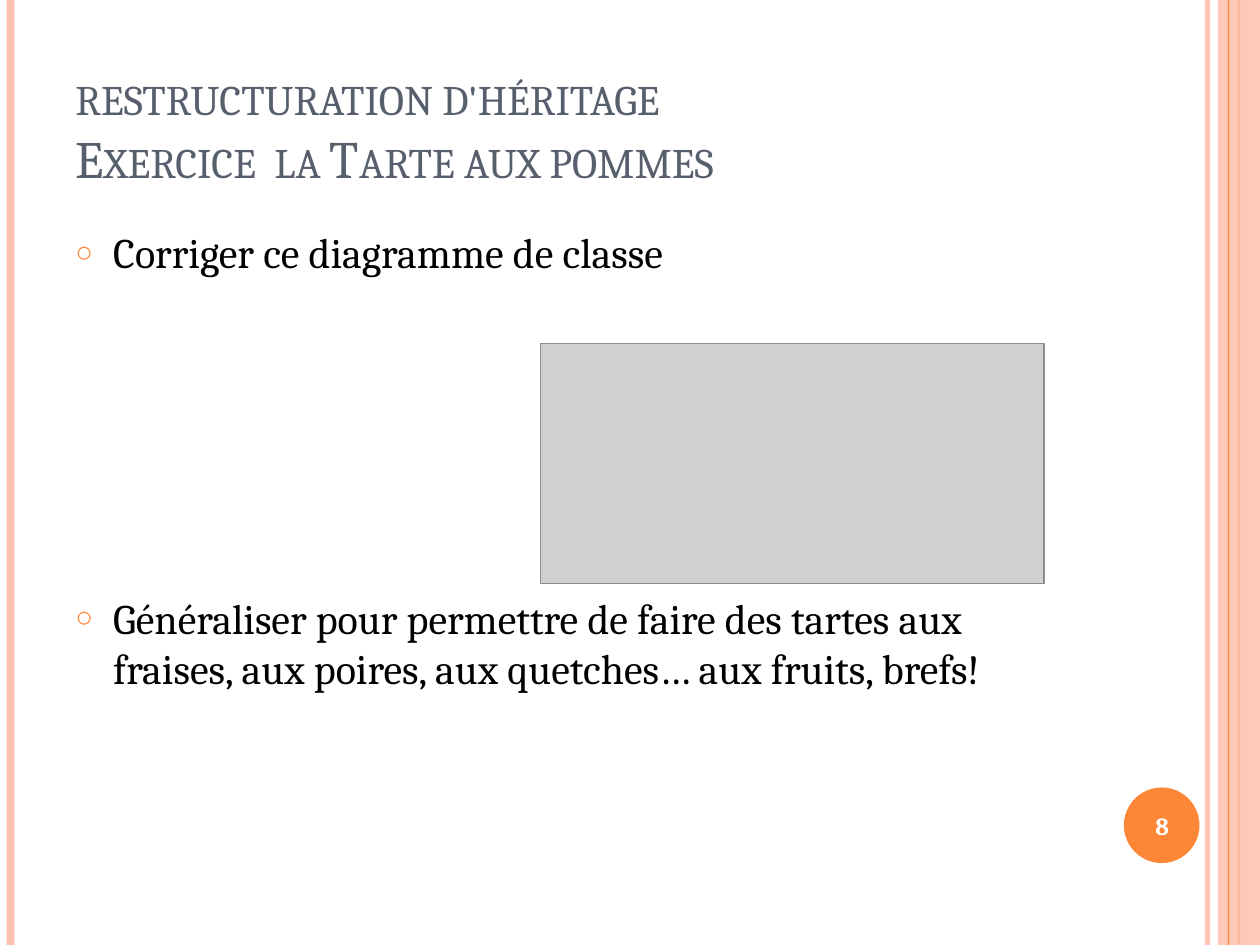
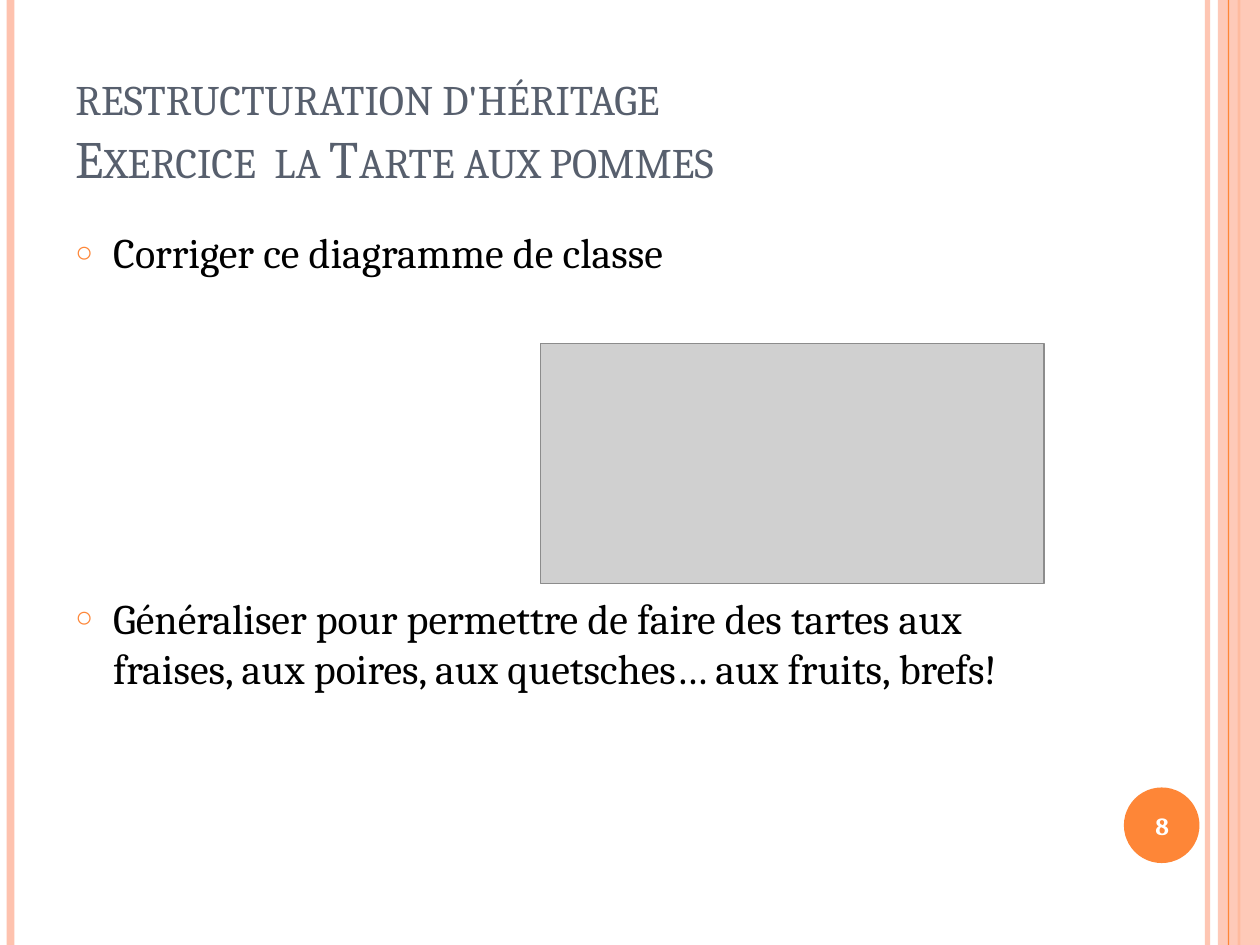
Before and after one commit to llissandre/CDA_2409_LL, a slide deck: slide 8 of 04 - PO/UML/2.Exo Concepts_objet v2.0.0 ST 1.pptx. Drawn at 1260x945 pixels with LibreOffice and Linux fonts; fonts in the diff are those of the drawing; grey boxes stand for pictures. Boxes give left, top, right and bottom in pixels: in the first picture for what was removed or moved away, otherwise in the second. Text is boxed around its words. In the diff, an @@ line names an element or a change of style, - is before the commit and + after.

```diff
--- a/04 - PO/UML/2.Exo Concepts_objet v2.0.0 ST 1.pptx
+++ b/04 - PO/UML/2.Exo Concepts_objet v2.0.0 ST 1.pptx
@@ text at [113,604,997,693]: text changed @@
-○ Généraliser pour permettre de faire des tartes aux fraises, aux poires, aux quetches… aux fruits, brefs!
+○ Généraliser pour permettre de faire des tartes aux fraises, aux poires, aux quetsches… aux fruits, brefs!
```
Also in this commit, not shown: 3 other slides changed, 6 other files.
